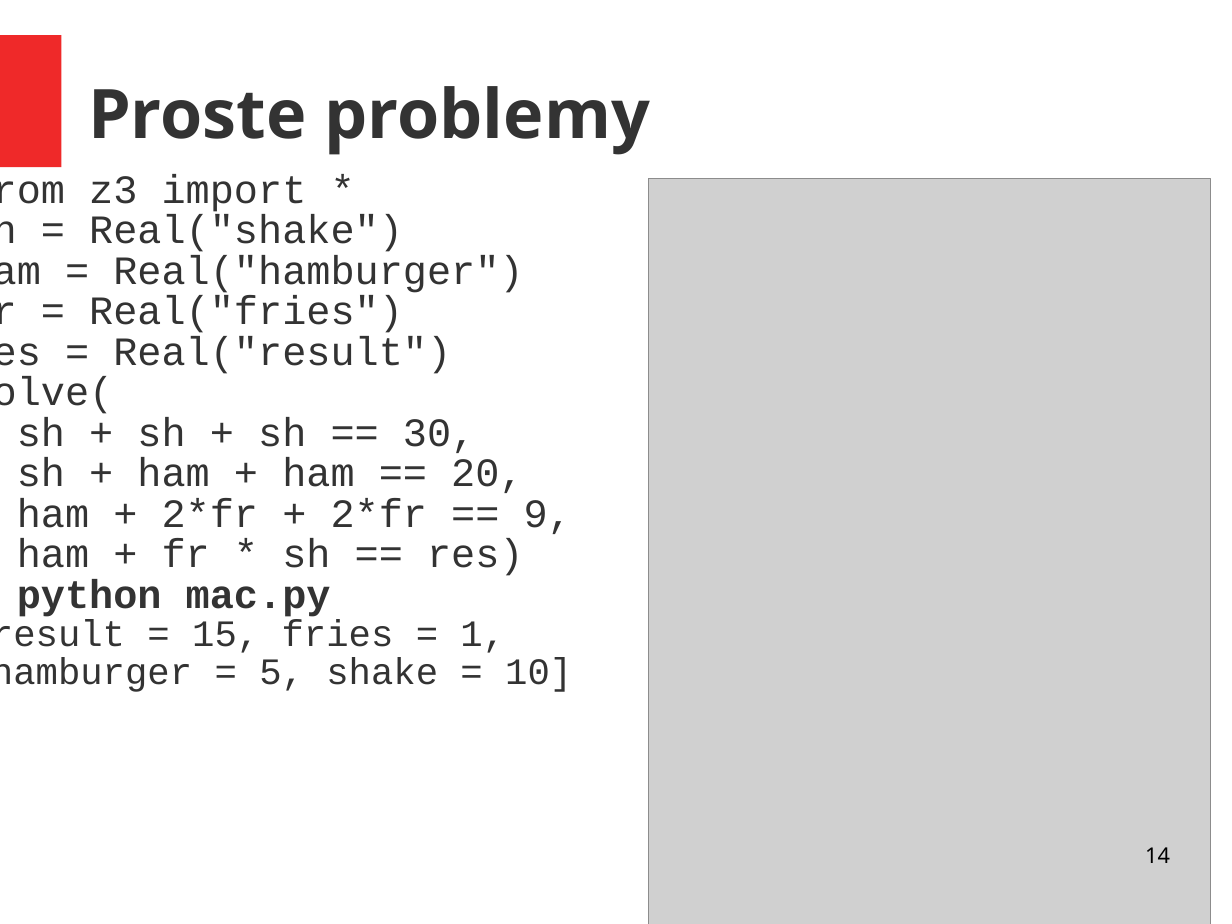
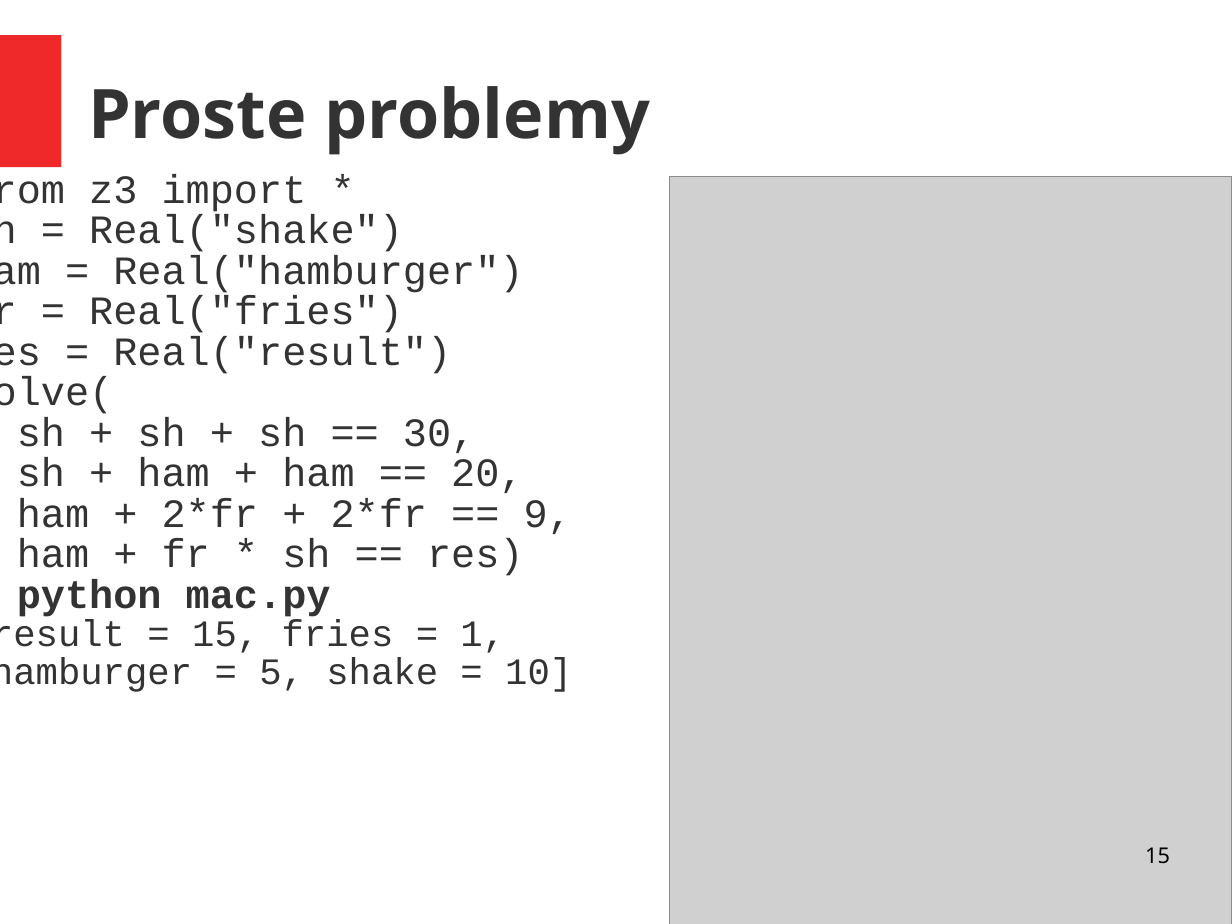
Before and after one commit to akrasuski1/presentation-z3, a slide deck: slide 15 of prez.ppt (slide 14 before the commit). Drawn at 1232x924 pixels with LibreOffice and Linux fonts; fonts in the diff are those of the drawing; grey boxes stand for pictures. Boxes give left, top, right and bottom in pixels: in the first picture for what was removed or moved away, otherwise in the second. Text is boxed around its words. In the diff, an @@ line names an element or a change of style, - is before the commit and + after.

```diff
--- a/prez.ppt
+++ b/prez.ppt
@@ picture: place and size @@
-picture at [648, 179, 1211, 924]
+picture at [670, 177, 1232, 924]
@@ page number at [1145, 847, 1170, 863]: text changed @@
-14
+15
```
Also in this commit, not shown: 8 other slides changed, 2 slides added, 2 other files.
